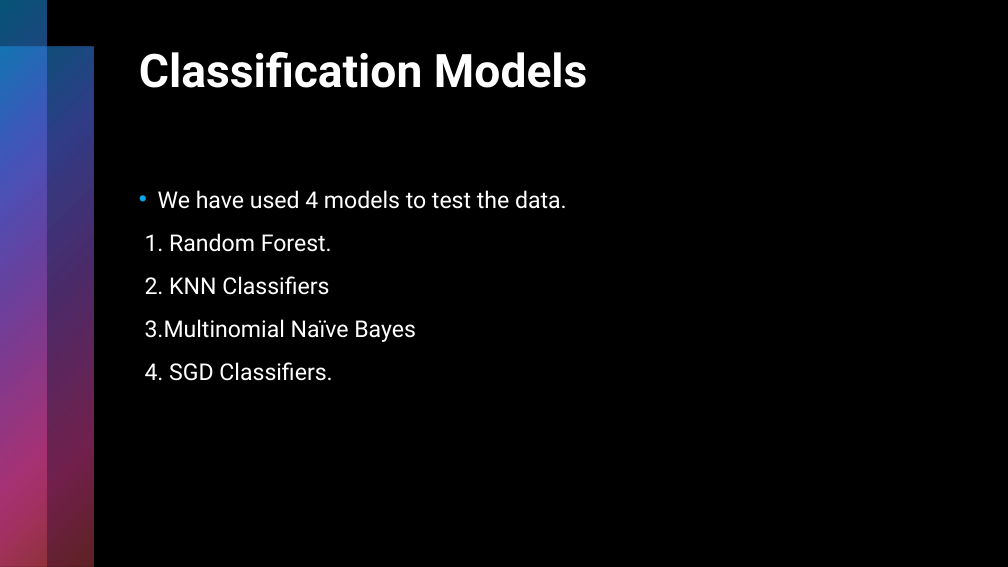
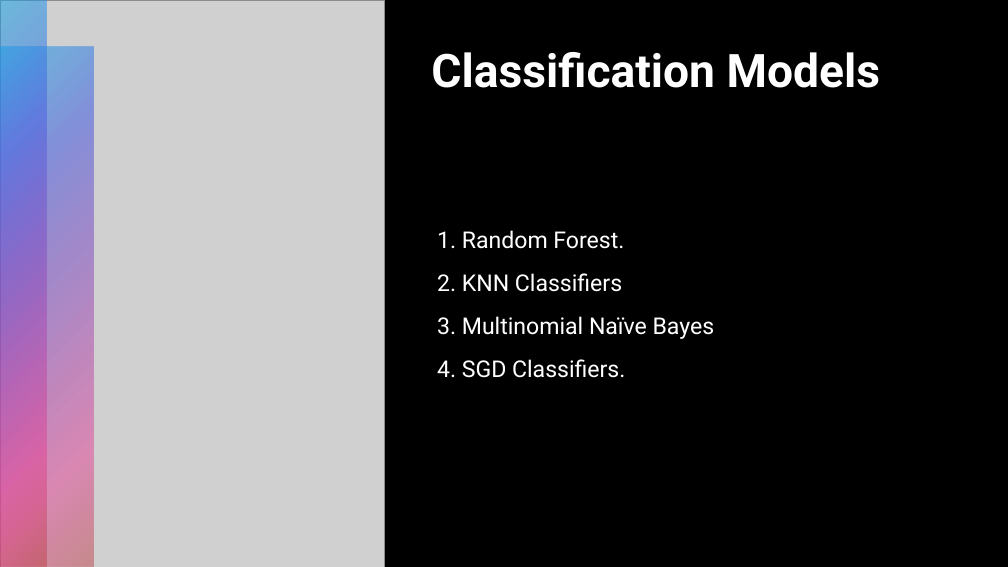
Before and after one commit to Shritej24c/drug_review_NLP, a slide deck: slide 21 of Plots/Drug Review presentation.pptx. Drawn at 1008x567 pixels with LibreOffice and Linux fonts; fonts in the diff are those of the drawing; grey boxes stand for pictures. Boxes give left, top, right and bottom in pixels: in the first picture for what was removed or moved away, otherwise in the second. Text is boxed around its words. In the diff, an @@ line names an element or a change of style, - is before the commit and + after.

```diff
--- a/Plots/Drug Review presentation.pptx
+++ b/Plots/Drug Review presentation.pptx
@@ rectangle added at [0, 0, 1008, 567], fill #000000 @@
@@ picture added at [0, 0, 385, 567] @@
@@ rectangle added at [0, 0, 47, 567], fill gradient #0BA5E8 to #5066E1 to #894EC0 to #E54196 to #BE4449 @@
@@ rectangle added at [0, 47, 94, 567], fill gradient #0BA5E8 to #5066E1 to #894EC0 to #E54196 to #BE4449 @@
@@ title "Classification Models": place and size @@
-title "Classification Models" at [139, 52, 588, 88]
+title "Classification Models" at [431, 52, 881, 88]
@@ text "1. Random Forest.": place and size @@
-text "1. Random Forest." at [145, 190, 567, 381]
+text "1. Random Forest." at [437, 230, 715, 378]
@@ text at [158, 190, 567, 209]: paragraph removed @@
-• We have used 4 models to test the data.
@@ text at [437, 316, 715, 339]: spaces changed @@
-3.Multinomial Naïve Bayes
+3. Multinomial Naïve Bayes
```
Also in this commit, not shown: 6 other slides changed, 3 slides added, 2 slides removed, 3 other files.
